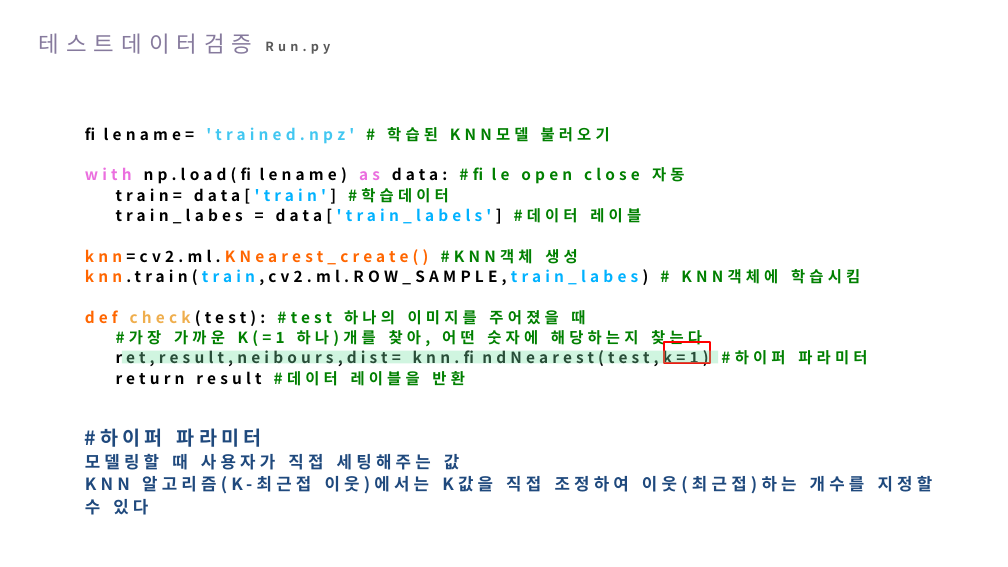
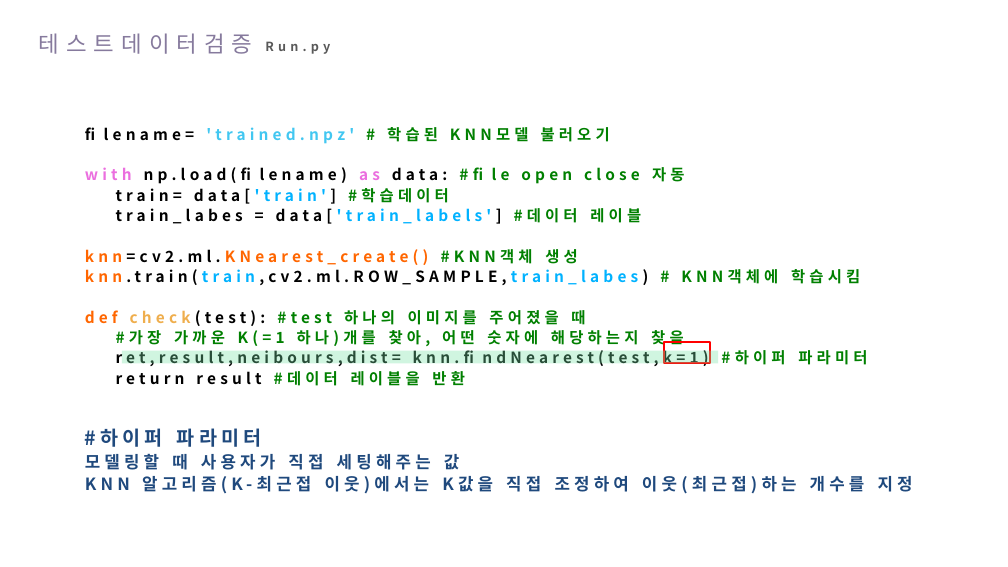
Before and after one commit to hanYijin/portfolio_2021, a slide deck: slide 15 of python데이터 분석과 이미지처리.pptx. Drawn at 1008x567 pixels with LibreOffice and Linux fonts; fonts in the diff are those of the drawing. Boxes give left, top, right and bottom in pixels: in the first picture for what was removed or moved away, otherwise in the second. Text is boxed around its words. In the diff, an @@ line names an element or a change of style, - is before the commit and + after.

```diff
--- a/python데이터 분석과 이미지처리.pptx
+++ b/python데이터 분석과 이미지처리.pptx
@@ text at bbox=[116, 328, 684, 348]: text changed @@
-#가장 가까운 K(=1 하나)개를 찾아, 어떤 숫자에 해당하는지 찾는다
+#가장 가까운 K(=1 하나)개를 찾아, 어떤 숫자에 해당하는지 찾음
@@ text at bbox=[142, 476, 913, 494]: text changed @@
-KNN 알고리즘(K-최근접 이웃)에서는 K값을 직접 조정하여 이웃(최근접)하는 개수를 지정할 수 있다
+KNN 알고리즘(K-최근접 이웃)에서는 K값을 직접 조정하여 이웃(최근접)하는 개수를 지정
```
Also in this commit, not shown: 11 other slides changed, 14 other files.
